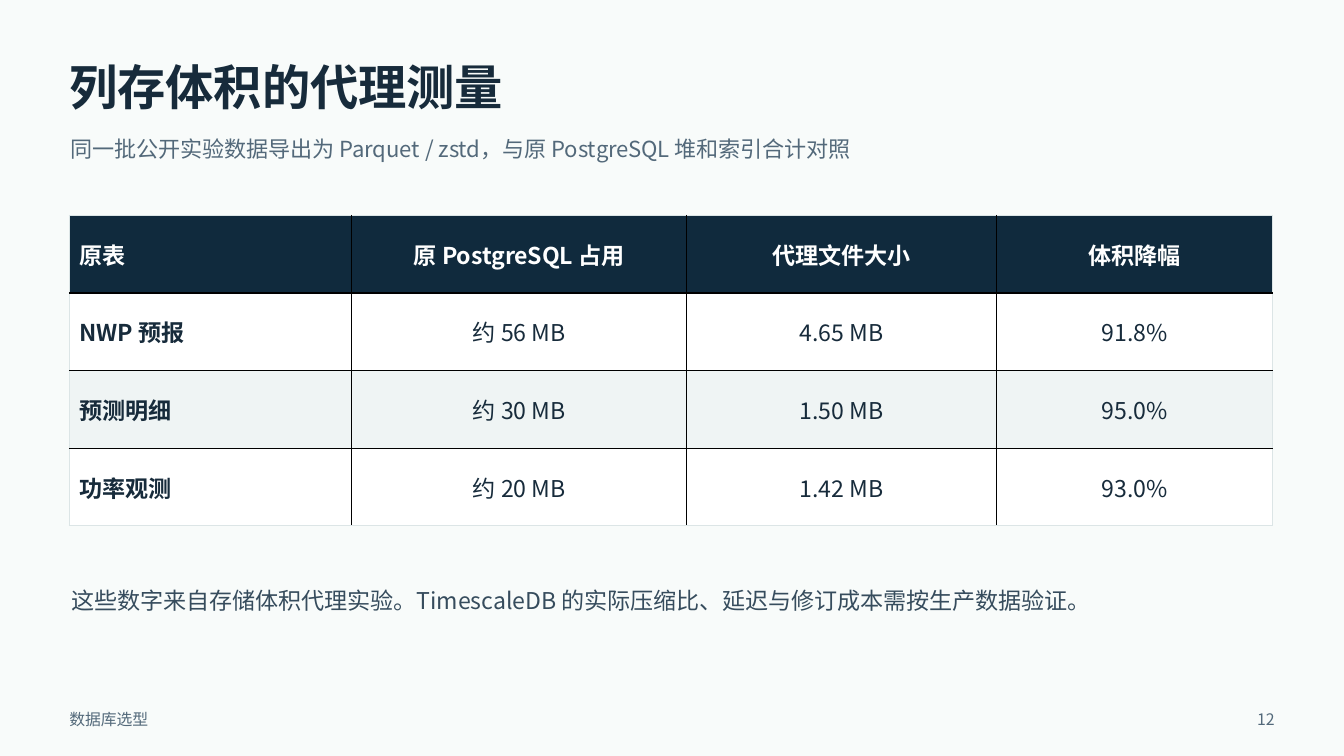
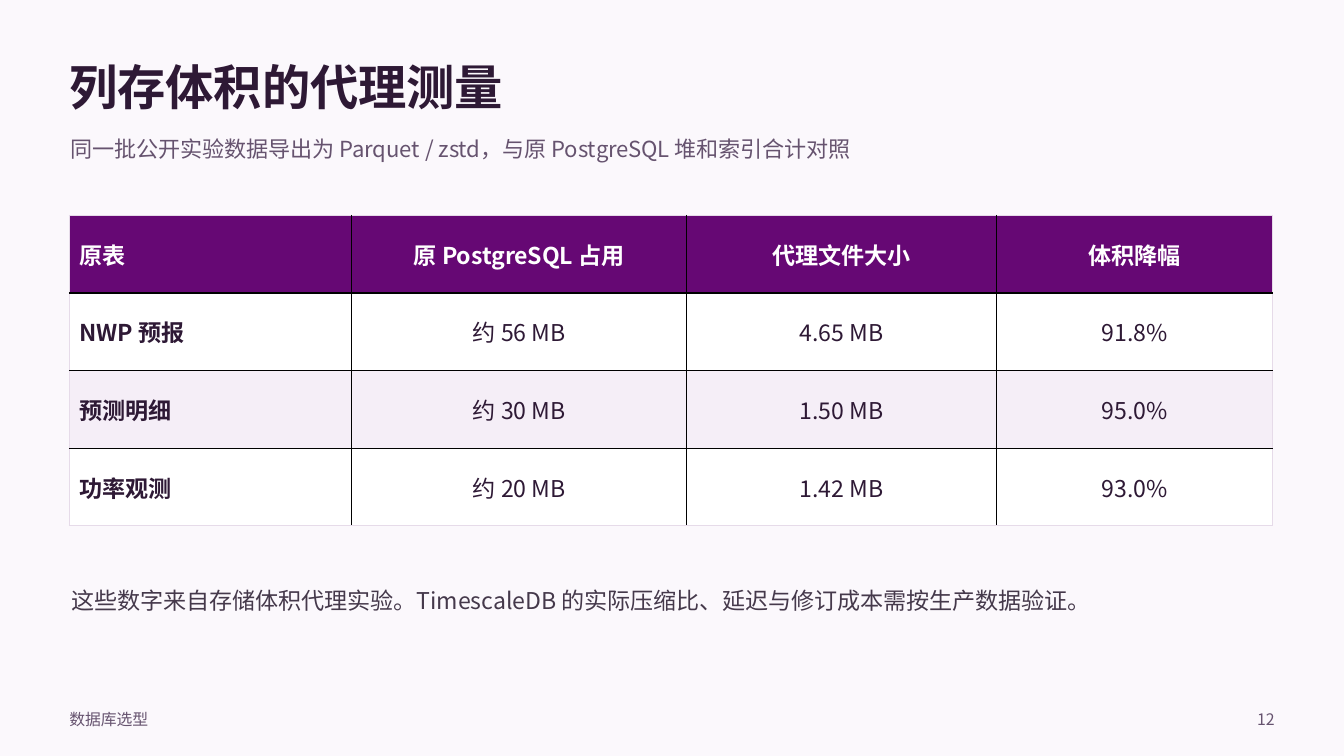
Before and after one commit to Sunhuahai/wind-power-forecasting, a slide deck: slide 12 of docs/研究记录/风电功率预测项目汇报_详版_2026-11-26.pptx. Drawn at 1344x756 pixels with LibreOffice and Linux fonts; fonts in the diff are those of the drawing. Boxes give left, top, right and bottom in pixels: in the first picture for what was removed or moved away, otherwise in the second. Text is boxed around its words. In the diff, an @@ line names an element or a change of style, - is before the commit and + after.

```diff
--- a/docs/研究记录/风电功率预测项目汇报_详版_2026-11-26.pptx
+++ b/docs/研究记录/风电功率预测项目汇报_详版_2026-11-26.pptx
@@ background #F8FBFA to #FBF8FC @@
@@ text "列存体积的代理测量" at (69,64,503,110): text colour #172B3B to #2E1935 @@
@@ table at (70,216,1272,526) @@
@@ fill #102A3D to #660874 in row 1 @@
@@ fill #EFF4F4 to #F5EEF7 in row 3 @@
@@ text colour #172B3B to #2E1935 in "NWP 预报", "约 56 MB", "4.65 MB", "91.8%" and 8 more places @@
@@ borders changed @@
@@ text "这些数字来自存储体积代理实验。TimescaleDB 的实际压缩比、延迟与修订成本需按生产数据验证。" at (71,589,1090,611): text colour #364C5D to #45394B @@
@@ text colour #53697A to #66536F in 3 elements at (70,138,851,163), (69,712,148,726), (1257,713,1275,725) @@
```
Also in this commit, not shown: 29 other slides changed.
